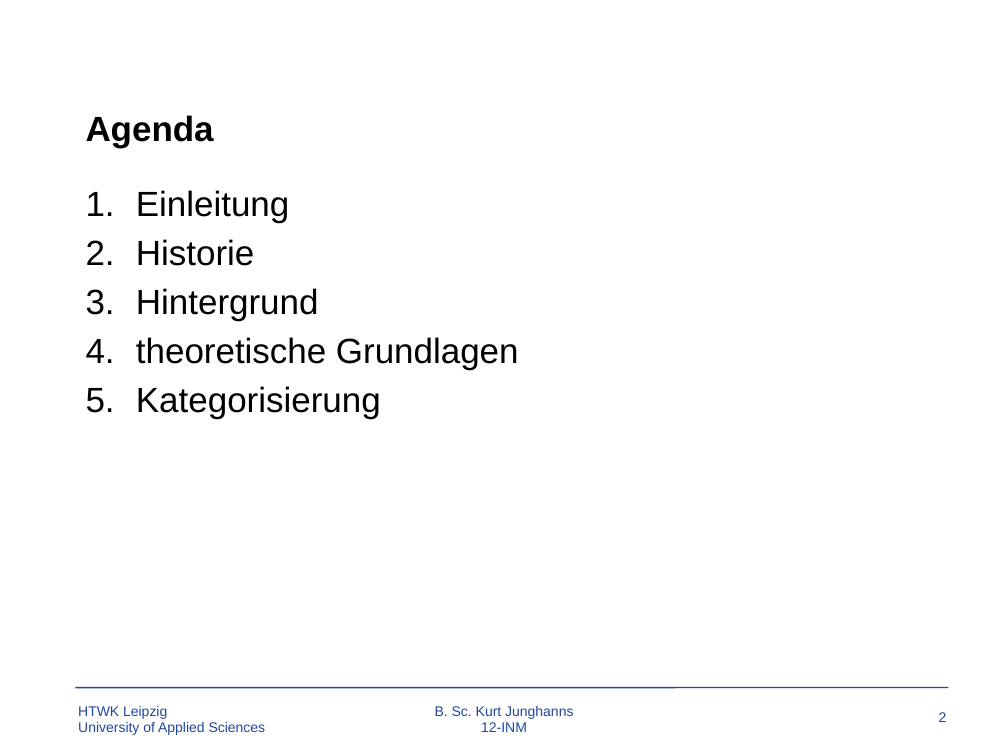
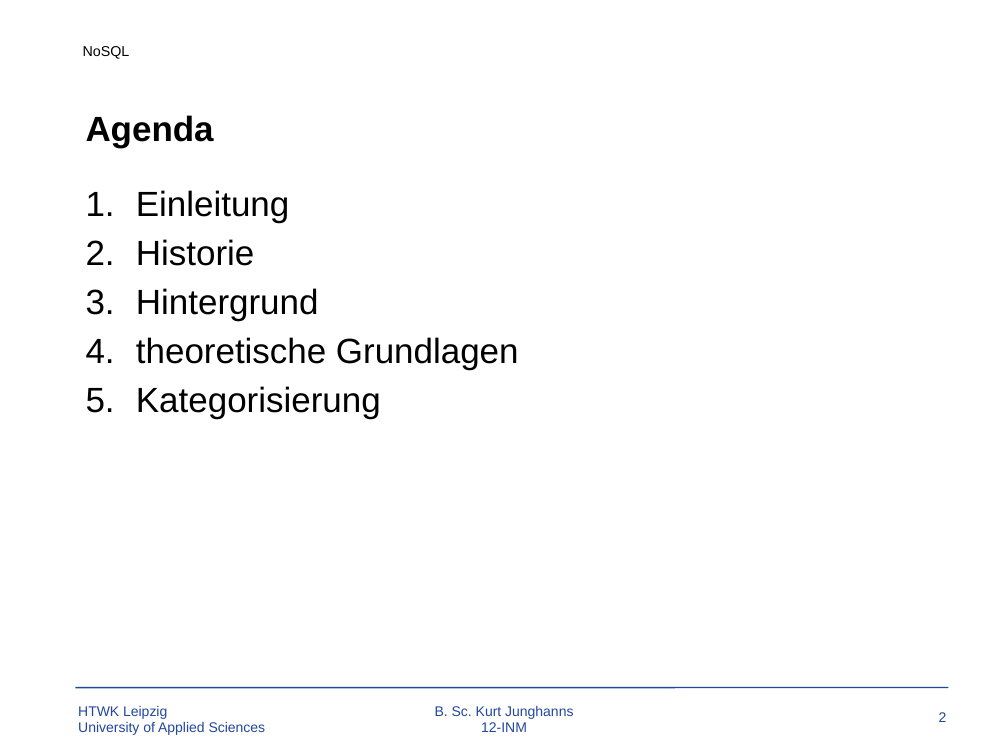
Before and after one commit to TBoonX/OS-Datenbanken, a slide deck: slide 2 of Praesentation.pptx. Drawn at 1008x756 pixels with LibreOffice and Linux fonts; fonts in the diff are those of the drawing; background and template pictures are left out. Boxes give left, top, right and bottom in pixels: in the first picture for what was removed or moved away, otherwise in the second. Text is boxed around its words. In the diff, an @@ line names an element or a change of style, - is before the commit and + after.

```diff
--- a/Praesentation.pptx
+++ b/Praesentation.pptx
@@ text added at [83, 46, 130, 59], 10.2 pt, text #000000 @@
+NoSQL
```
Also in this commit, not shown: 6 other slides changed, 8 slides added, 4 other files.
